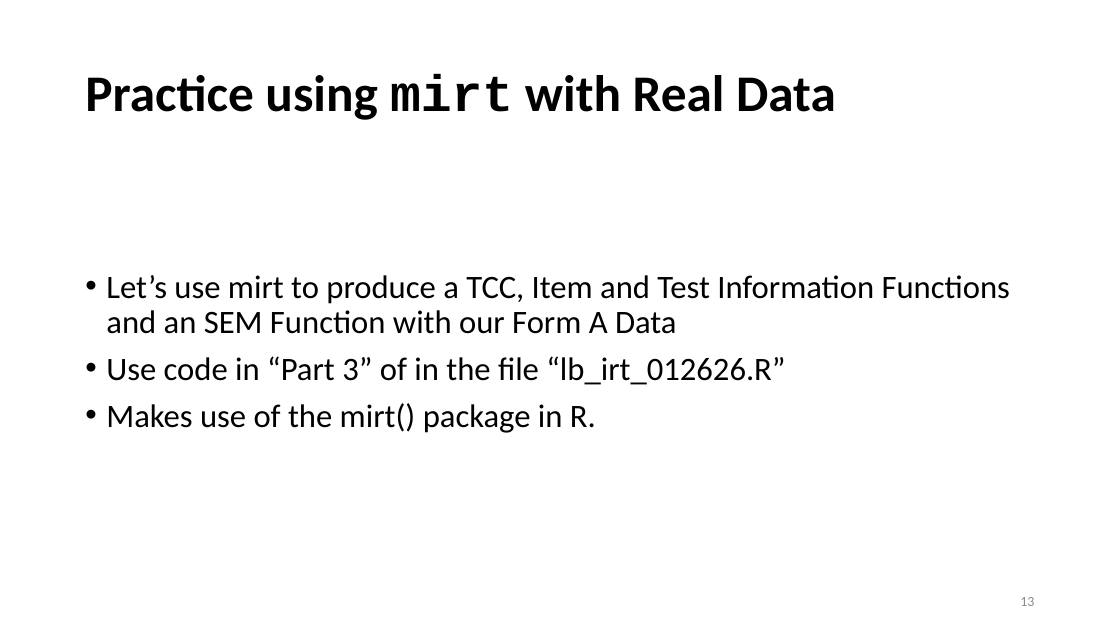
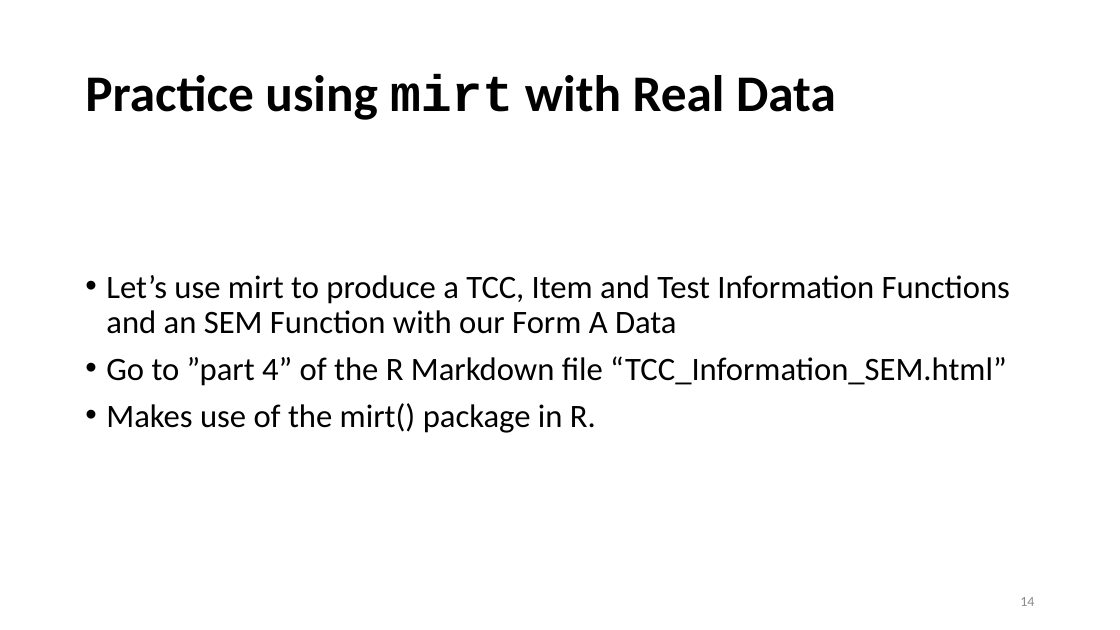
Before and after one commit to DerekCBriggs/Measurement-and-Psychometrics, a slide deck: slide 14 of IRT Models for Dichotomously Scored Items/Presentation Slides/4_TCCs_Test Information_SEM Functions.pptx (slide 13 before the commit). Drawn at 1120x630 pixels with LibreOffice and Linux fonts; fonts in the diff are those of the drawing. Boxes give left, top, right and bottom in pixels: in the first picture for what was removed or moved away, otherwise in the second. Text is boxed around its words. In the diff, an @@ line names an element or a change of style, - is before the commit and + after.

```diff
--- a/IRT Models for Dichotomously Scored Items/Presentation Slides/4_TCCs_Test Information_SEM Functions.pptx
+++ b/IRT Models for Dichotomously Scored Items/Presentation Slides/4_TCCs_Test Information_SEM Functions.pptx
@@ text at [106, 356, 1007, 386]: text changed @@
-• Use code in “Part 3” of in the file “lb_irt_012626.R”
+• Go to ”part 4” of the R Markdown file “TCC_Information_SEM.html”
@@ page number at [1020, 597, 1034, 606]: text changed @@
-13
+14
```
Also in this commit, not shown: 1 slide added, 1 other file.
